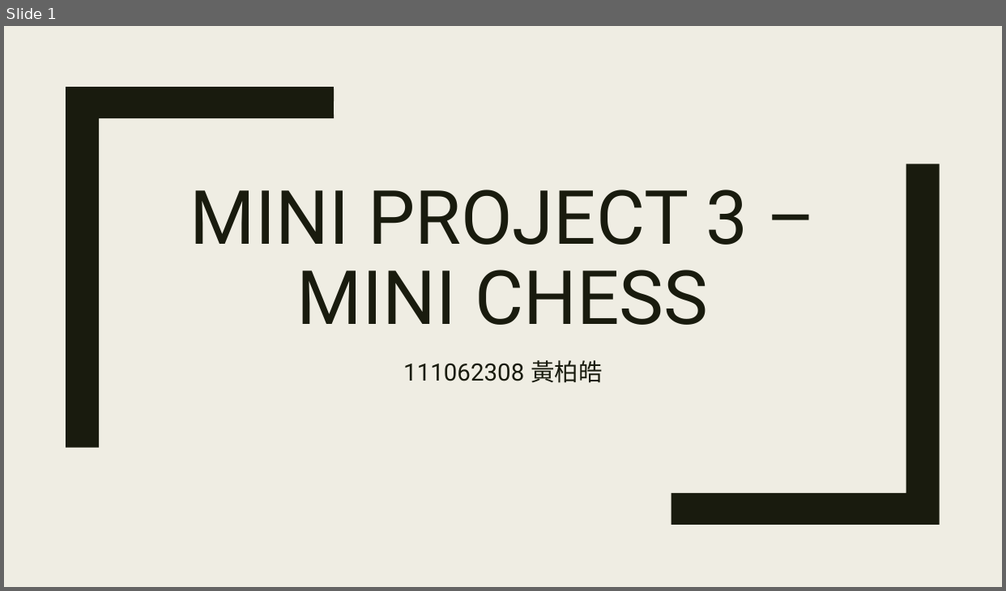
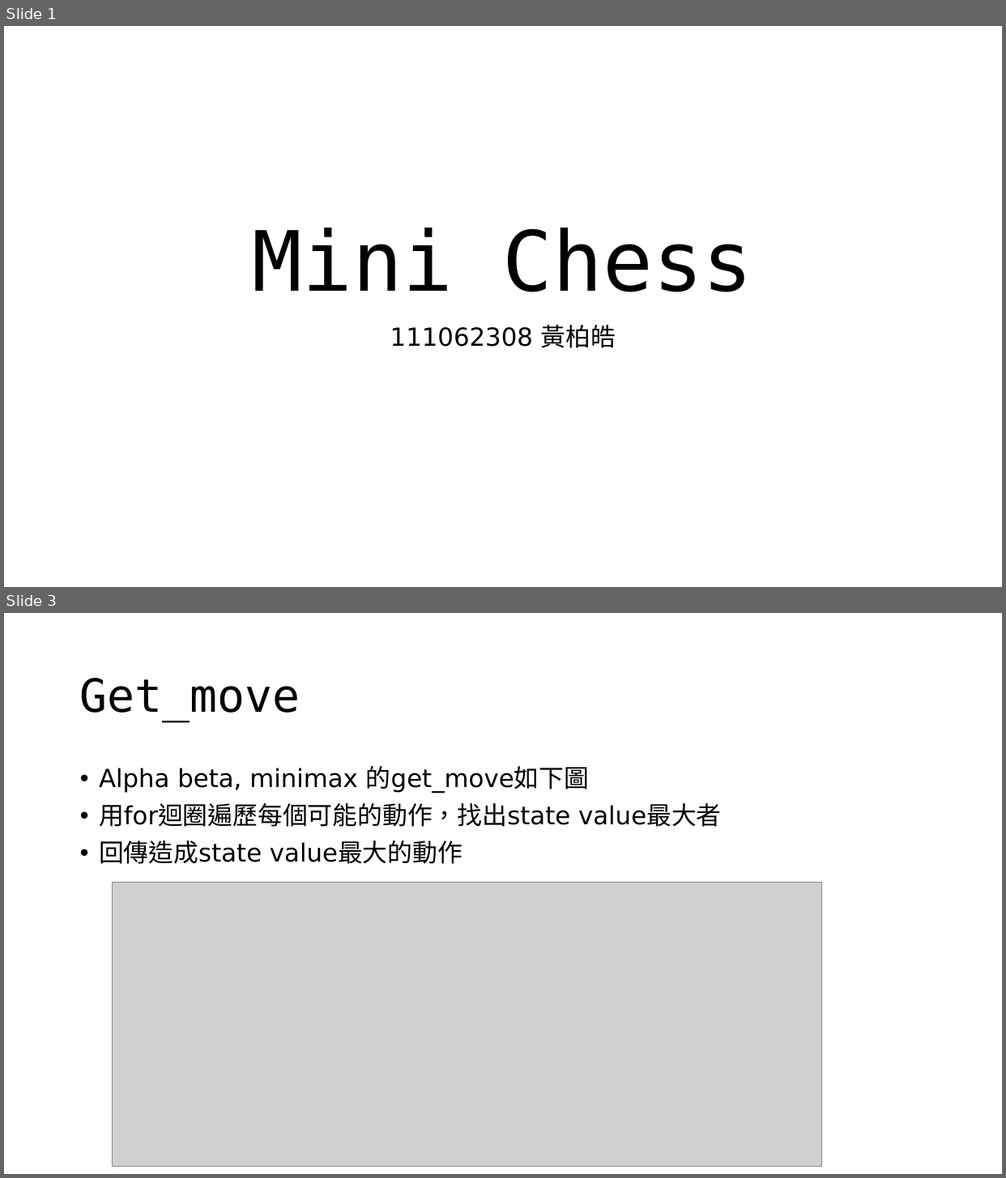
Before and after one commit to roywatermelon11370/Mini-project-3-Mini-chess, a slide deck: document/Report.pptx. Shown one above the other, each under a label of ours: slide 1 before the commit, slides 1 and 3 after it; the slides between them are not shown. The pictures are 1006x591 and 1006x1178 pixels, drawn with LibreOffice and Linux fonts; fonts in the diff are those of the drawing; grey boxes stand for pictures. Boxes give left, top, right and bottom in pixels: in the first picture for what was removed or moved away, otherwise in the second. Text is boxed around its words. In the diff, an @@ line names an element or a change of style, - is before the commit and + after.

```diff
--- a/document/Report.pptx
+++ b/document/Report.pptx
@@ slide 3 added at <box>4,613,1002,1174</box>, background #FFFFFF @@
@@ title added at <box>80,678,300,722</box>, 44 pt, text #000000 @@
+Get_move
@@ text added at <box>99,766,722,864</box>, 24 pt, text #000000 @@
+• Alpha beta, minimax 的get_move如下圖
+• 用for迴圈遍歷每個可能的動作，找出state value最大者
+• 回傳造成state value最大的動作
@@ picture added at <box>113,882,822,1167</box> @@
@@ slide 1 changed as well @@
@@ background #EFEDE3 to #FFFFFF @@
@@ freeform shape removed at <box>66,87,334,447</box> @@
@@ freeform shape removed at <box>671,164,940,525</box> @@
@@ title at <box>253,228,753,292</box>: text changed; size 72 to 80 pt; font Roboto to DejaVu Sans Mono; text colour #191B0E to #000000 @@
-MINI PROJECT 3 – MINI CHESS
+Mini Chess
@@ subtitle "111062308 黃柏皓": place and size @@
-subtitle "111062308 黃柏皓" at <box>403,361,603,383</box>
+subtitle "111062308 黃柏皓" at <box>390,325,616,348</box>
@@ subtitle "111062308 黃柏皓" at <box>390,325,616,348</box>: size 23 to 24 pt, font Roboto to DejaVu Sans, text colour #191B0E to #000000; line spacing 1.12 to 0.9; more space between paragraphs @@
```
Also in this commit, not shown: 1 other slide changed, 2 other slides added, 9 other files.
